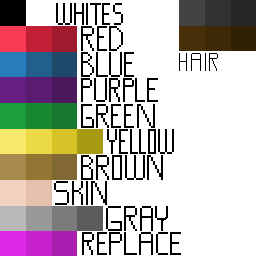
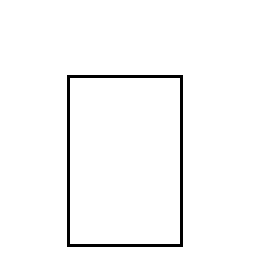
Layered file, before and after one edit (256 × 256). Changes by layer:
hid "Colors copy" over (0, 0, 256, 256)
showed "Body", painted on it over (58, 68, 201, 256)
